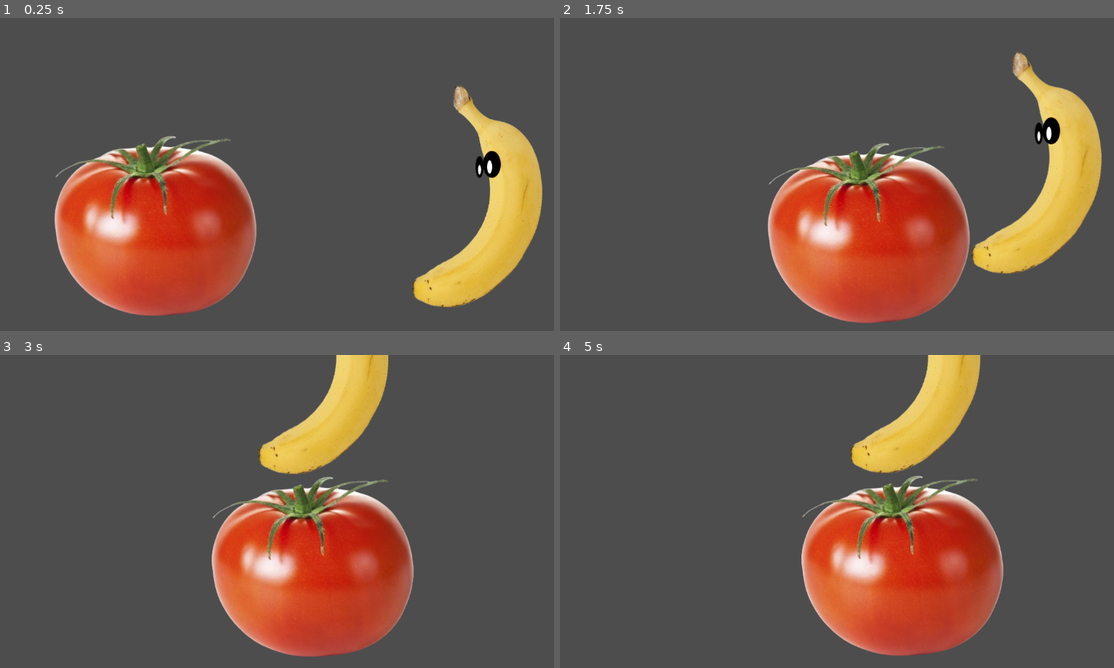
Above: before the commit, frames 1-4 (two rows, left to right).
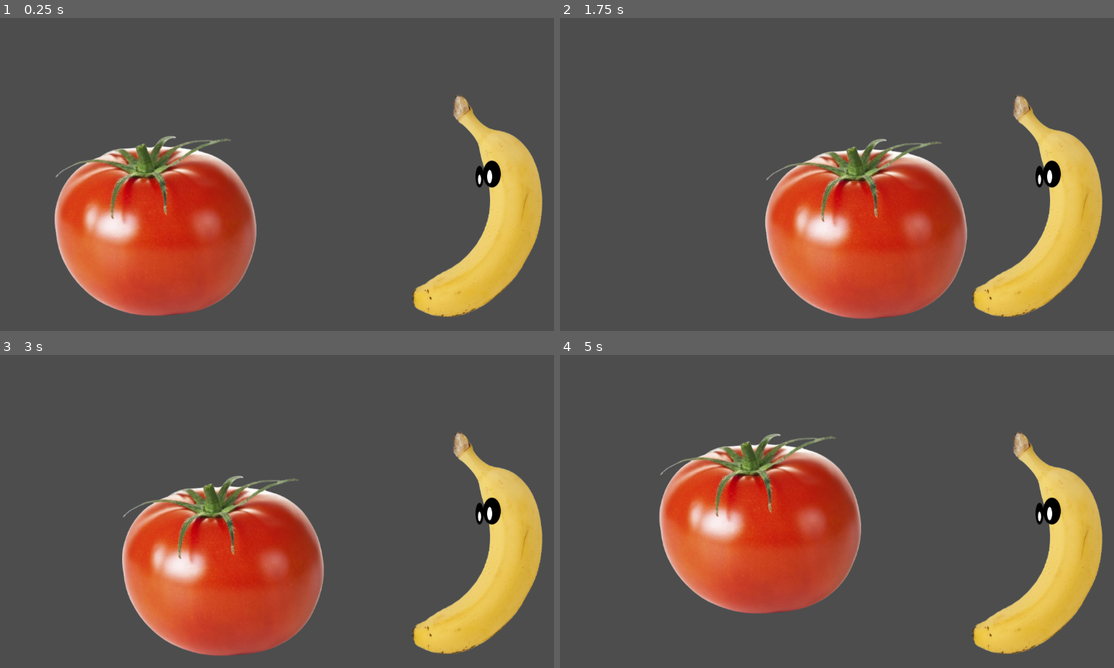
Above: after the commit, the same moments.

Repository: PZerua/ggj24_fruits
Game: Godot game, scene res://scenes/combat.tscn
The game is run twice, just before and just after one commit, with the same random seed, the same clock (stepped at 60 frames per second) and the same inputs.
Inputs:
- Up to frame 1 (0.25 s): no input
- Up to frame 2 (1.75 s): hold D (MOVE_RIGHT_1) from 0.53 s (still down); tap S (BLOCK_1) at 0.6 s; tap W (JUMP_1) at 0.77, 1.52 s; tap Down (BLOCK_2) at 0.8, 1.35 s; tap Up (JUMP_2) at 1.55 s
- Up to frame 3 (3 s): release D (MOVE_RIGHT_1) at 2.03 s; hold A (MOVE_LEFT_1) 2.03-2.78 s; tap Up (JUMP_2) at 2.1 s; tap S (BLOCK_1) at 2.3, 2.85 s; hold D (MOVE_RIGHT_1) from 2.78 s (still down)
- Up to frame 4 (5 s): tap W (JUMP_1) at 3.02, 3.77, 4.52 s; tap Down (BLOCK_2) at 3.05, 3.6 s; tap Up (JUMP_2) at 3.8 s; release D (MOVE_RIGHT_1) at 4.28 s; hold A (MOVE_LEFT_1) from 4.28 s (still down); tap Left (MOVE_LEFT_2) at 4.35 s; tap S (BLOCK_1) at 4.55 s

The runs differ from the first frame. In frame 1, 3.0% of the frame differs, in the area x 74-98%, y 21-96%; in frame 2, 14%; in frame 3, 36%; in frame 4, 41%, in the area x 17-98%, y 0-97%.
Error after the commit: Parse Error: Too many arguments for "process_moves()" call. Expected at most 1 but received 2. (res://assets/fruits/banana/banana.gd:9)

Commit message:
add block functionality (simulating On_hit by now)

Diff:
--- a/assets/fruits/banana/banana.gd
+++ b/assets/fruits/banana/banana.gd
@@ -3,3 +3,7 @@
 func _physics_process(delta):
 
 	process_movement(delta, "JUMP_2", ["MOVE_LEFT_2", "MOVE_RIGHT_2"])
+
+func _input(event):
+
+	process_moves(event, "BLOCK_2")
--- a/assets/fruits/controller.gd
+++ b/assets/fruits/controller.gd
@@ -1,12 +1,20 @@
 extends CharacterBody2D
+
+# CHARACTER MOVEMENT STUFF
 
 const SPEED = 300.0
 const JUMP_VELOCITY = -400.0
 
-# Get the gravity from the project settings to be synced with RigidBody nodes.
 var gravity = ProjectSettings.get_setting("physics/2d/default_gravity")
 
-var isBackwardsAnim : bool = false
+# BLOCKING STUFF
+
+const MAX_BLOCKED_HITS = 5
+const TIME_RECOVER_BLOCK = 2.0
+
+var is_blocking : bool = false
+var available_hit_blocks : int = MAX_BLOCKED_HITS
+var recover_block_timer : float = 0.0
 
 enum AnimState {
 	IDLE,
@@ -19,14 +27,27 @@
 	pass
 
 func _process(delta):
-	pass
+	if not is_blocking and available_hit_blocks < MAX_BLOCKED_HITS:
+		recover_block_timer -= delta;
+		if recover_block_timer <= 0.0:
+			available_hit_blocks += 1
+			recover_block_timer = TIME_RECOVER_BLOCK
+			print("new block available! (", available_hit_blocks, ")")
 
-func _input(event):
-	pass
-	#if event.is_action_pressed("Interact"):
-		#print("interact")
-	#if event.is_action_pressed("Exit"):
-		#get_tree().quit()
+func process_moves(block_button):
+
+	# BLOCK
+
+	if Input.is_action_pressed(block_button):
+		is_blocking = true
+
+	if Input.is_action_just_released(block_button):
+		is_blocking = false
+		recover_block_timer = TIME_RECOVER_BLOCK
+
+	# THIS SIMULATED THE 'ON HIT' METHOD
+	if Input.is_action_just_pressed("JUMP_2"):
+		process_hit()
 
 func process_movement(delta, jump_button, move_buttons):
 
@@ -65,3 +86,10 @@
 		#mat.uv1_scale.x = -1
 	#elif velocity.x < 0.0:
 		#mat.uv1_scale.x = 1
+
+
+func process_hit():
+	if is_blocking:
+		available_hit_blocks -= 1
+		available_hit_blocks = max(available_hit_blocks, 0)
+		print("block used... (", available_hit_blocks, ")")
--- a/assets/fruits/tomato/tomato.gd
+++ b/assets/fruits/tomato/tomato.gd
@@ -3,3 +3,7 @@
 func _physics_process(delta):
 
 	process_movement(delta, "JUMP_1", ["MOVE_LEFT_1", "MOVE_RIGHT_1"])
+
+func _input(event):
+
+	process_moves("BLOCK_1")
